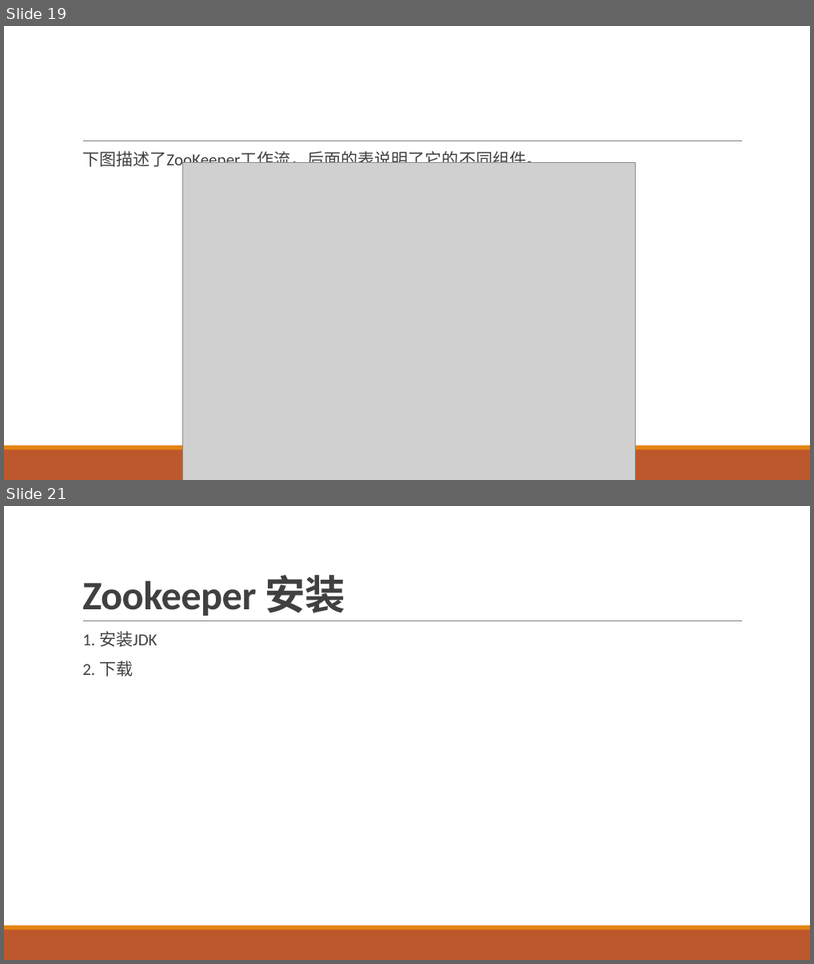
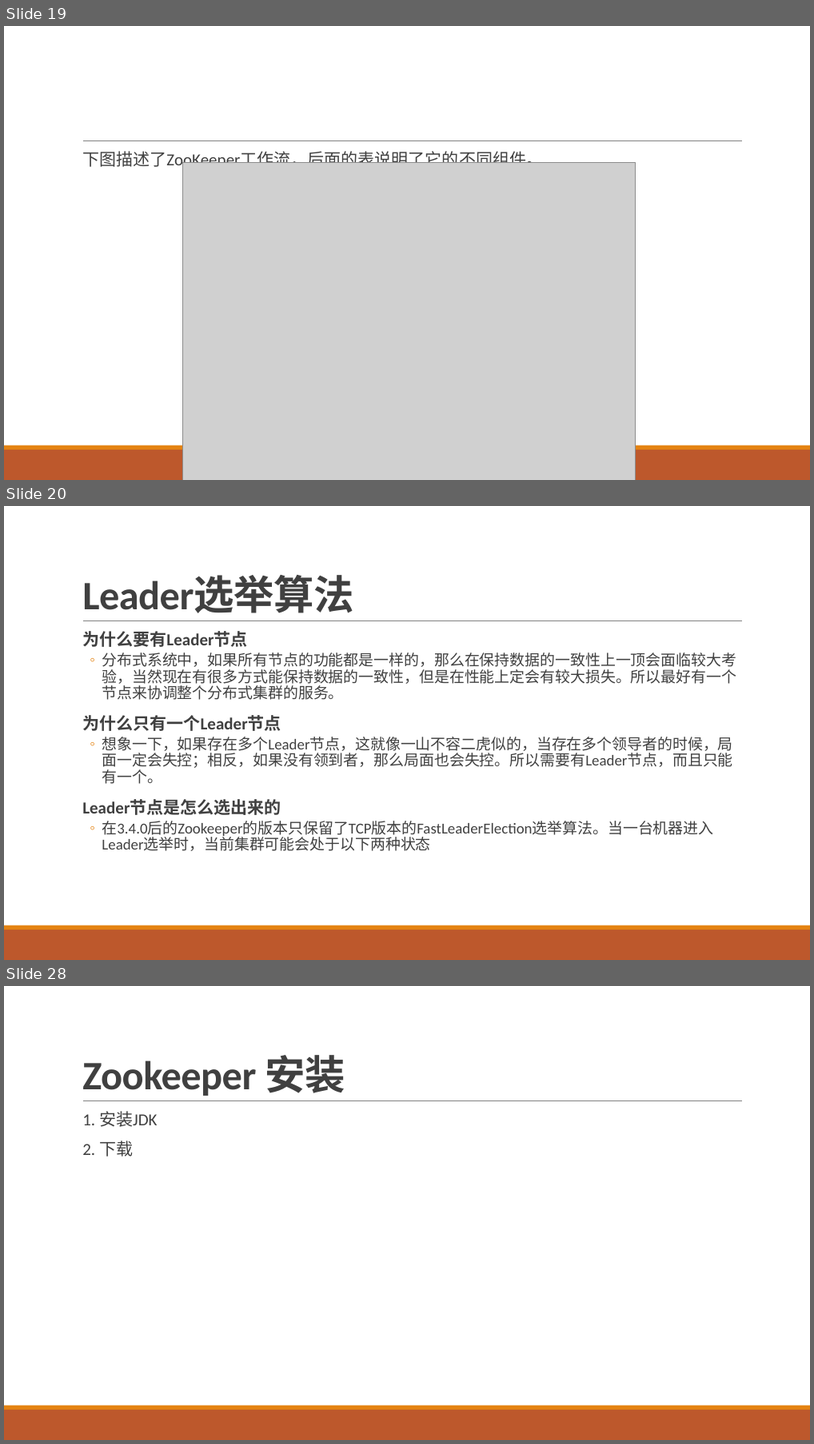
Before and after one commit to airuitian/MicroService, a slide deck: middlerware/Zookeeper介绍与实战.pptx. Shown one above the other, each under a label of ours: slides 19 and 21 before the commit, slides 19, 20 and 28 after it; the slides between them are not shown. The pictures are 814x964 and 814x1444 pixels, drawn with LibreOffice and Linux fonts; fonts in the diff are those of the drawing; grey boxes stand for pictures. Boxes give left, top, right and bottom in pixels: in the first picture for what was removed or moved away, otherwise in the second. Text is boxed around its words. In the diff, an @@ line names an element or a change of style, - is before the commit and + after.

```diff
--- a/middlerware/Zookeeper介绍与实战.pptx
+++ b/middlerware/Zookeeper介绍与实战.pptx
@@ slide 20 added at bbox=[4, 506, 810, 960], background #FFFFFF; not listed: 3 template elements that a slide beside it also shows @@
@@ title added at bbox=[82, 576, 354, 613], 48 pt, text #404040, bold @@
+Leader选举算法
@@ text added at bbox=[82, 631, 737, 851], 18 pt, text #404040 @@
+  为什么要有Leader节点
+  ◦ 分布式系统中，如果所有节点的功能都是一样的，那么在保持数据的一致性上一顶会面临较大考验，当然现在有很多方式能保持数据的一致性，但是在性能上定会有较大损失。所以最好有一个节点来协调整个分布式集群的服务。
+  为什么只有一个Leader节点
+  ◦ 想象一下，如果存在多个Leader节点，这就像一山不容二虎似的，当存在多个领导者的时候，局面一定会失控；相反，如果没有领到者，那么局面也会失控。所以需要有Leader节点，而且只能有一个。
+  Leader节点是怎么选出来的
+  ◦ 在3.4.0后的Zookeeper的版本只保留了TCP版本的FastLeaderElection选举算法。当一台机器进入Leader选举时，当前集群可能会处于以下两种状态
@@ what was slide 21 is now slide 28 @@
```
Also in this commit, not shown: 1 slide changed, 17 other slides added, 2 slides removed.
